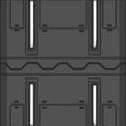
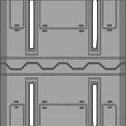
Before/after of a w=126, h=126 layered artwork. What changed in the layer stack:
removed layer "Pasted Layer" over [0, 0, 126, 126]
painted on "Background" over [0, 0, 126, 126]
